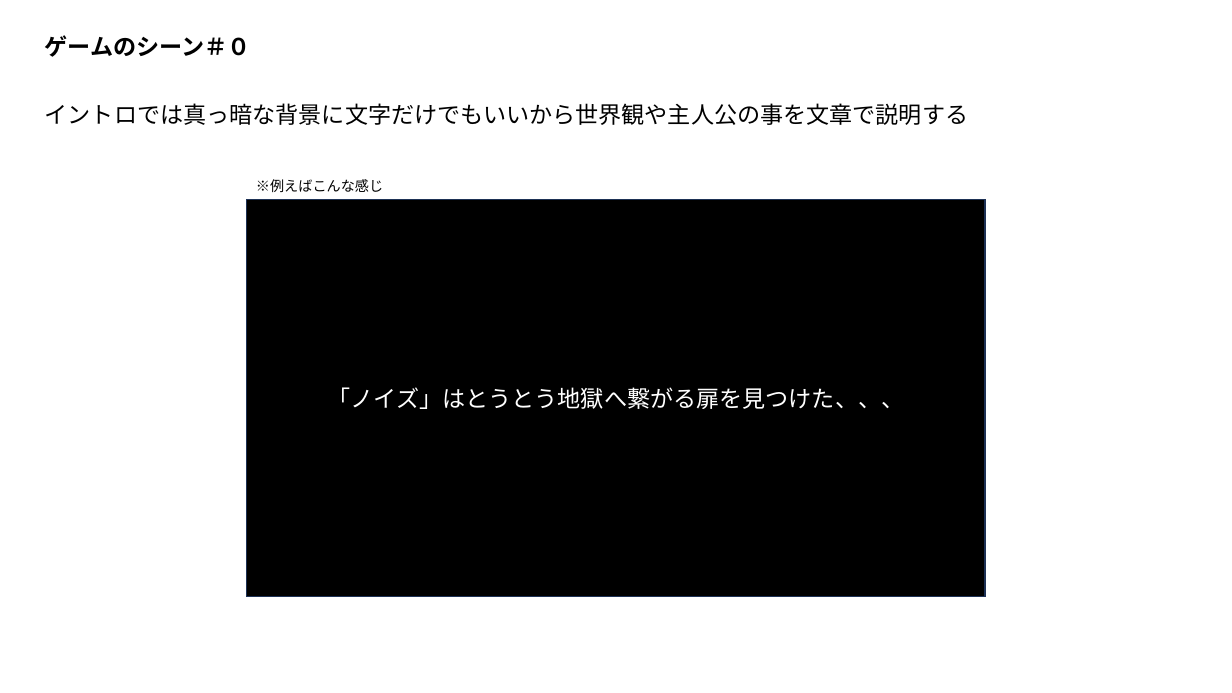
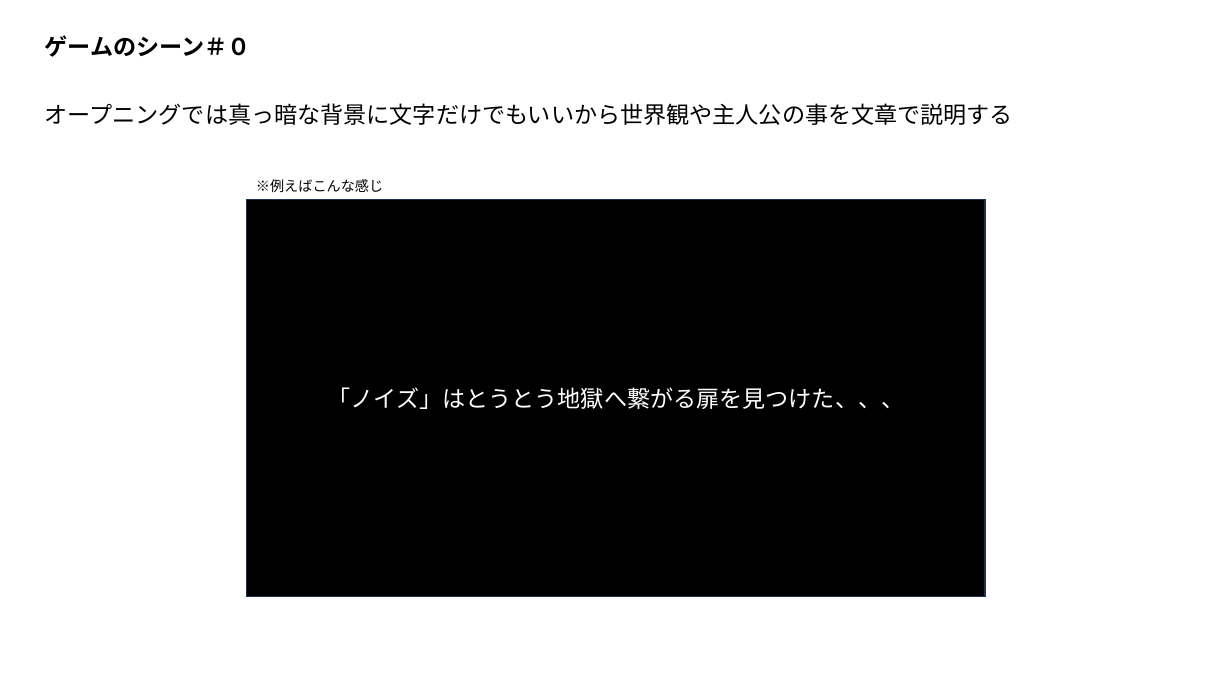
Before and after one commit to Wonchul-Jung88/Indie_Game_Challenge, a slide deck: slide 6 of Indie Game Challenge/Assets/Document/開発資料.pptx. Drawn at 1232x693 pixels with LibreOffice and Linux fonts; fonts in the diff are those of the drawing. Boxes give left, top, right and bottom in pixels: in the first picture for what was removed or moved away, otherwise in the second. Text is boxed around its words. In the diff, an @@ line names an element or a change of style, - is before the commit and + after.

```diff
--- a/Indie Game Challenge/Assets/Document/開発資料.pptx
+++ b/Indie Game Challenge/Assets/Document/開発資料.pptx
@@ text at (45,103,1013,125): text changed @@
-イントロでは真っ暗な背景に文字だけでもいいから世界観や主人公の事を文章で説明する
+オープニングでは真っ暗な背景に文字だけでもいいから世界観や主人公の事を文章で説明する
```
Also in this commit, not shown: 2 other slides changed, 1 other file.
